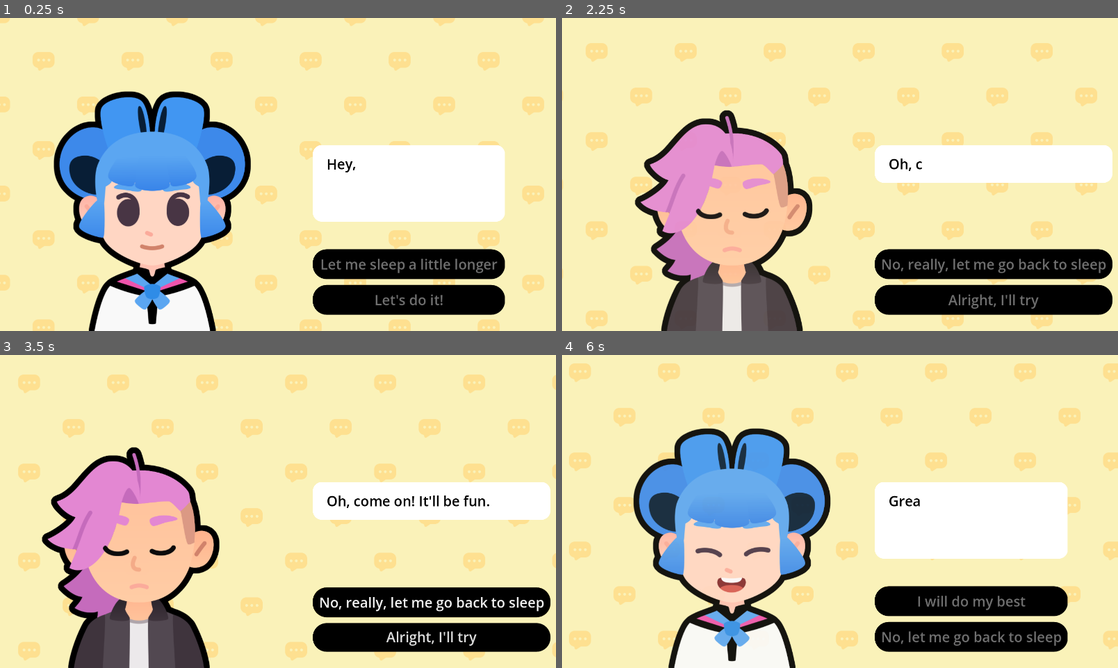
Above: before the commit, frames 1-4 (two rows, left to right).
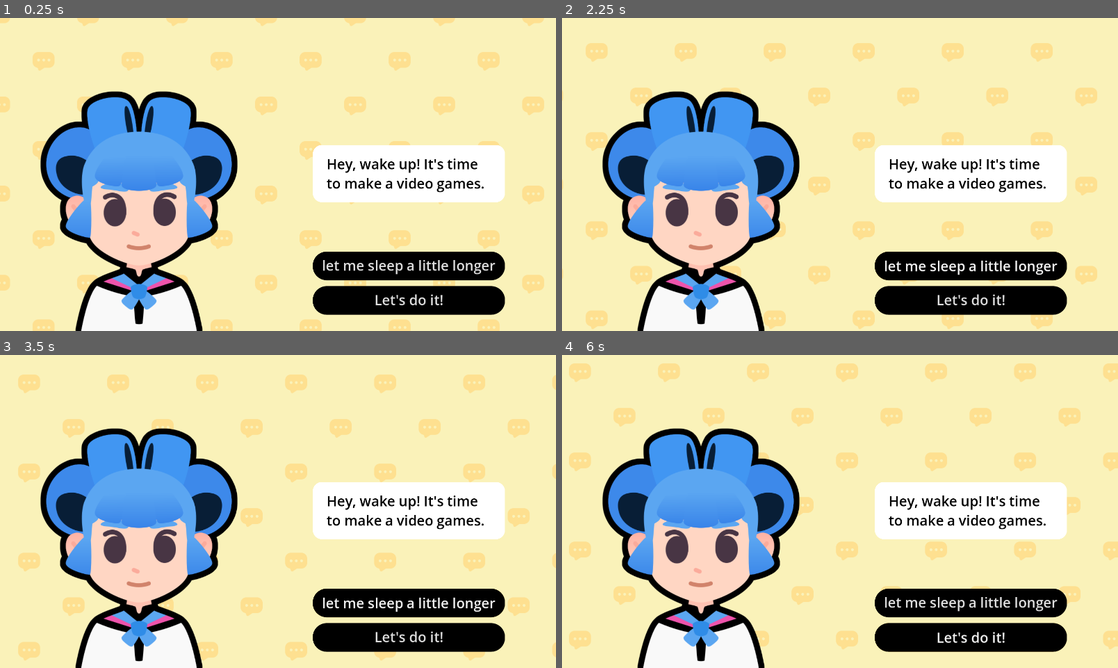
Above: after the commit, the same moments.

Repository: bryanmejiapalma/m8-starting-the-dialogue
Game: Godot game, scene res://lessons/dialogue.tscn
The game is run twice, just before and just after one commit, with the same random seed, the same clock (stepped at 60 frames per second) and the same inputs. Sound files missing from this copy of the repository are replaced by a short silence.
Inputs (mouse positions are in pixels of both pictures, inside the frame that each line leads up to):
- Up to frame 1 (0.25 s): no input
- Up to frame 2 (2.25 s): click (973, 265) at 0.5 s, where only the run after the commit has a clickable "let me sleep a little longer"; click (973, 299) at 1.25 s, where only the run after the commit has a clickable "Let's do it!"; click (973, 265) at 2 s, where only the run before the commit has a clickable "Let me sleep a little longer"
- Up to frame 3 (3.5 s): click (411, 602) at 2.75 s, where only the run after the commit has a clickable "let me sleep a little longer"
- Up to frame 4 (6 s): click (995, 602) at 3.5 s, where only the run before the commit has a clickable "No, really, let me go back to…"; click (973, 636) at 4.25 s, where only the run after the commit has a clickable "Let's do it!"; click (973, 602) at 5 s, where only the run after the commit has a clickable "let me sleep a little longer"; click "Let's do it!" at 5.75 s

The runs differ from the first frame. In frame 1, 16% of the frame differs, in the area x 7-91%, y 23-100%; in frame 2, 28%, in the area x 7-99%, y 23-100%; in frame 3, 26%; in frame 4, 22%.
Error after the commit: Out of bounds get index '0' (on base: 'Array[DialogueItem]') (res://lessons/dialogue.gd:25)

Commit message:
Thanks givivng work*

Diff:
--- a/lessons/dialogue.gd
+++ b/lessons/dialogue.gd
@@ -1,56 +1,6 @@
 extends Control
 
-var expressions := {
-	"happy": preload ("res://assets/emotion_happy.png"),
-	"regular": preload ("res://assets/emotion_regular.png"),
-	"sad": preload ("res://assets/emotion_sad.png"),
-}
-
-var bodies := {
-	"sophia": preload ("res://assets/sophia.png"),
-	"pink": preload ("res://assets/pink.png")
-}
-
-## An array of dictionaries. Each dictionary has four properties:
-## - expression: a [code]Texture[/code] containing an expression
-## - text: a [code]String[/code] containing the text the character says
-## - character: a [code]Texture[/code] representing the character, that we extract from the [code]bodies[/code] dictionary
-## - choices: a [code]dictionary[/code] with [code]String[/code] keys and [code]int[/code] values
-var dialogue_items: Array[Dictionary] = [
-	{
-		"expression": expressions["regular"],
-		"text": "[wave]Hey, wake up![/wave]\nIt's time to make video games.",
-		"character": bodies["sophia"],
-		"choices": {
-			"Let me sleep a little longer": 2,
-			"Let's do it!": 1,
-		},
-	},
-	{
-		"expression": expressions["happy"],
-		"text": "Great! Your first task will be to write a [b]dialogue tree[/b].",
-		"character": bodies["sophia"],
-		"choices": {
-			"I will do my best": 3,
-			"No, let me go back to sleep": 2,
-		},
-	},
-	{
-		"expression": expressions["sad"],
-		"text": "Oh, come on! It'll be fun.",
-		"character": bodies["pink"],
-		"choices": {
-			"No, really, let me go back to sleep": 0,
-			"Alright, I'll try": 1,
-		},
-	},
-	{
-		"expression": expressions["happy"],
-		"text": "That's the spirit! [wave]You can do it![/wave]",
-		"character": bodies["pink"],
-		"choices": {"Okay! (Quit)": - 1},
-	},
-]
+@export var dialogue_items: Array[DialogueItem] = []
 
 ## UI element that shows the texts
 @onready var rich_text_label: RichTextLabel = %RichTextLabel
@@ -67,26 +17,27 @@
 func _ready() -> void:
 	show_text(0)
 
+
 ## Draws the selected text
 ## [param current_item_index] Displays the currently selected index from the dialogue array
 func show_text(current_item_index: int) -> void:
 	# We retrieve the current item from the array
 	var current_item := dialogue_items[current_item_index]
+	# We set the initial visible ratio to the text to 0, so we can change it in the tween
+	rich_text_label.visible_ratio = 0.0
 	# from the item, we extract the properties.
 	# We set the text to the rich text control
 	# And we set the appropriate expression texture
-	rich_text_label.text = current_item["text"]
-	expression.texture = current_item["expression"]
-	body.texture = current_item["character"]
-	create_buttons(current_item["choices"])
-	# We set the initial visible ratio to the text to 0, so we can change it in the tween
-	rich_text_label.visible_ratio = 0.0
+	rich_text_label.text = current_item.text
+	expression.texture = current_item.expression
+	body.texture = current_item.character
+	create_buttons(current_item.choices)
 	# We create a tween that will draw the text
 	var tween := create_tween()
 	# A variable that holds the amount of time for the text to show, in seconds
 	# We could write this directly in the tween call, but this is clearer.
 	# We will also use this for deciding on the sound length
-	var text_appearing_duration: float = current_item["text"].length() / 30.0
+	var text_appearing_duration := (current_item["text"] as String).length() / 30.0
 	# We show the text slowly
 	tween.tween_property(rich_text_label, "visible_ratio", 1.0, text_appearing_duration)
 	# We randomize the audio playback's start time to make it sound different
@@ -102,36 +53,28 @@
 
 	# We animate the character sliding in.
 	slide_in()
-
-	# We disable the buttons, and re-enable them after the text is shown
+	# We disable all buttons until the tween completes
 	for button: Button in action_buttons_v_box_container.get_children():
 		button.disabled = true
-	tween.finished.connect(func() -> void:
+	tween.finished.connect( func() -> void:
 		for button: Button in action_buttons_v_box_container.get_children():
 			button.disabled = false
 	)
 
+
 ## Adds buttons to the buttons container
-## [param choices_data] A dictionary of [String] keys where each key represents
-##                      a sentence that the player can select, and each [int] value
-##                      represents a key for the next text item.
-func create_buttons(choices_data: Dictionary) -> void:
-	# We remove all previous buttons
+## [param choices_data] An array of [DialogChoice]
+func create_buttons(choices_data: Array[DialogueChoice]) -> void:
 	for button in action_buttons_v_box_container.get_children():
 		button.queue_free()
-	# We loop over all the dictionary keys
-	for choice_text in choices_data:
+	for choice in choices_data:
 		var button := Button.new()
 		action_buttons_v_box_container.add_child(button)
-		button.text = choice_text
-		# We extract the target line index from the dictionary value
-		var target_line_idx: int = choices_data[choice_text]
-		if target_line_idx == - 1:
-			# If the target line index is -1, we want to quit
+		button.text = choice.text
+		if choice.is_quit == true:
 			button.pressed.connect(get_tree().quit)
 		else:
-			# Otherwise we bind the target line index to the show_text function
-			# and use that in the pressed signal's connection
+			var target_line_idx := choice.target_line_idx
 			button.pressed.connect(show_text.bind(target_line_idx))
 
 ## Animates the character when they start talking
--- /dev/null
+++ b/lessons/dialogue_choice.gd
@@ -0,0 +1,5 @@
+class_name DialogueChoice extends Resource
+
+@export var text := ""
+@export_range(0, 20) var target_line_idx := 0
+@export var is_quit := false
--- /dev/null
+++ b/lessons/dialogue_item.gd
@@ -0,0 +1,3 @@
+class_name DialogueItem extends SlideShowEntry
+
+@export var choices: Array[DialogueChoice] = []
Not shown, added: lessons/dialogue_choice.gd.uid
Not shown, added: lessons/dialogue_item.gd.uid
